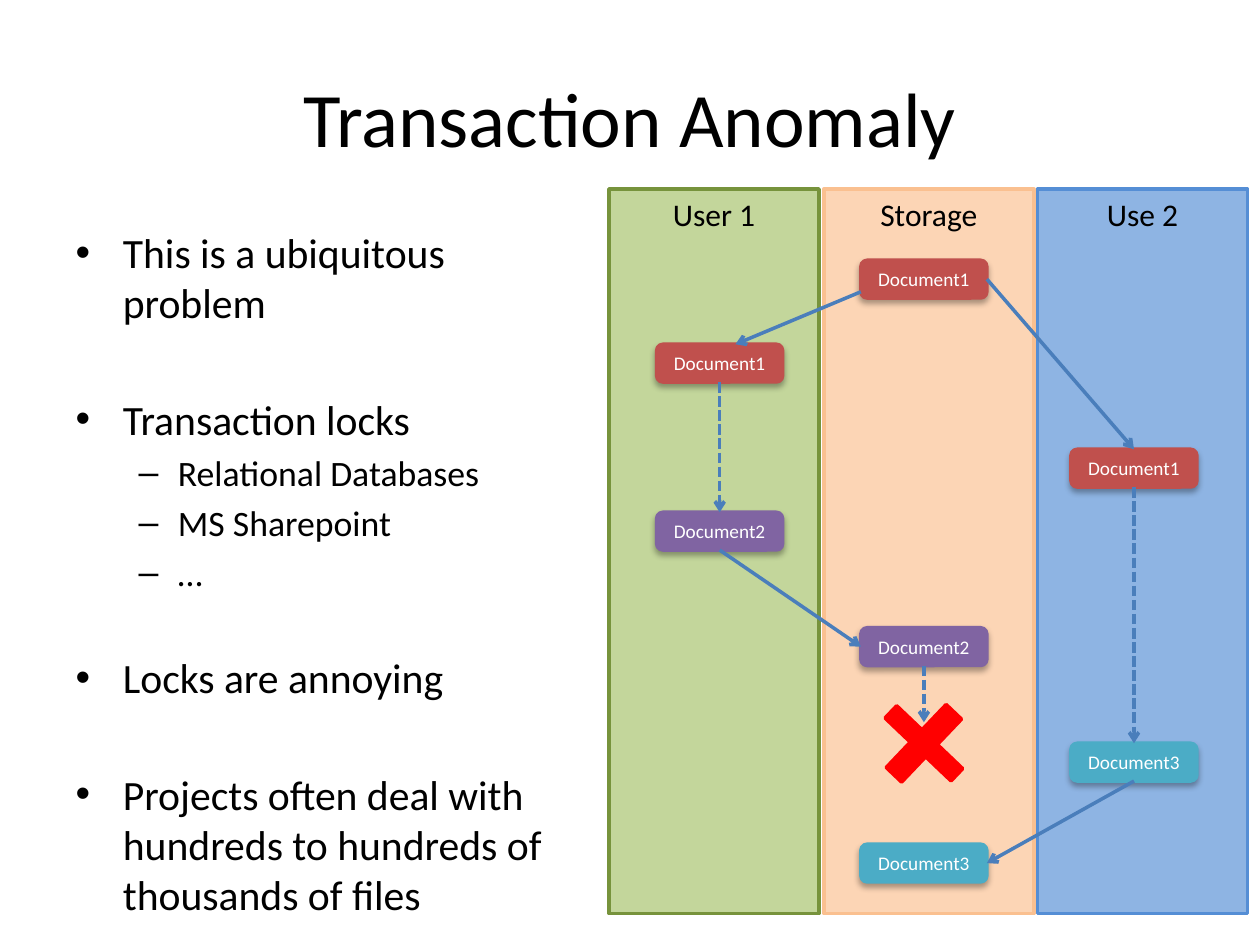
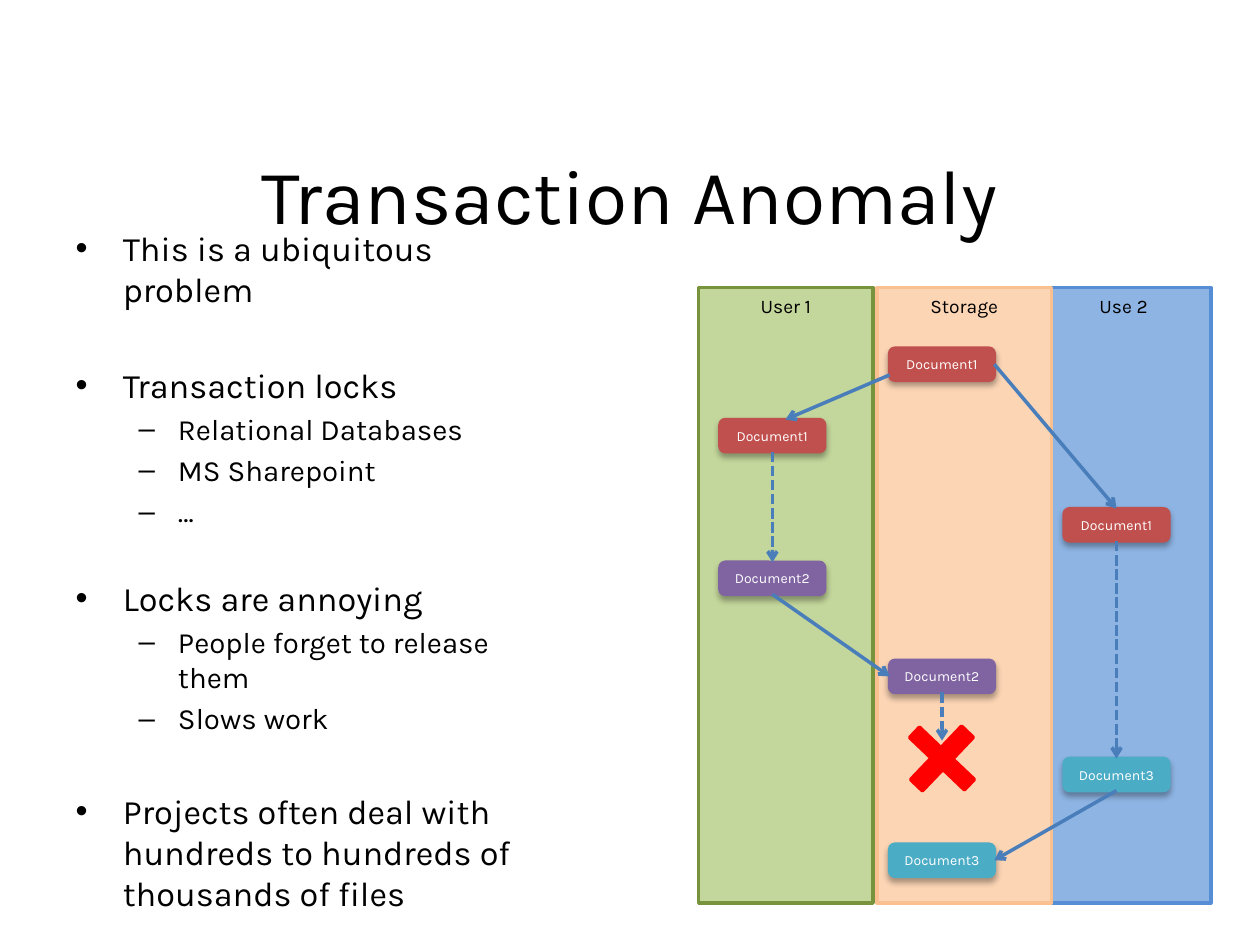
Before and after one commit to psu-libraries/github_workshop, a slide deck: slide 4 of github_workshop_slides.pptx. Drawn at 1260x945 pixels with LibreOffice and Linux fonts; fonts in the diff are those of the drawing; background and template pictures are left out. Boxes give left, top, right and bottom in pixels: in the first picture for what was removed or moved away, otherwise in the second. Text is boxed around its words. In the diff, an @@ line names an element or a change of style, - is before the commit and + after.

```diff
--- a/github_workshop_slides.pptx
+++ b/github_workshop_slides.pptx
@@ title "Transaction Anomaly": place and size @@
-title "Transaction Anomaly" at (303, 93, 955, 160)
+title "Transaction Anomaly" at (262, 171, 996, 242)
@@ title "Transaction Anomaly" at (262, 171, 996, 242): font Calibri to Karla @@
@@ text at (123, 237, 510, 907): size 23.8 to 19.6 pt in "This is a ubiquitous problem", "Transaction locks", "Locks are annoying", "Projects often deal with hundreds to hundreds ..."; font Calibri to Karla in "This is a ubiquitous problem", "Transaction locks", "Relational Databases", "MS Sharepoint" and 3 more places; size 20.4 to 16.8 pt in "Relational Databases", "MS Sharepoint", "…" @@
@@ size 18 to 11 pt, font Calibri to Karla in 3 elements at (1037, 287, 1211, 902), (877, 287, 1051, 902), (699, 287, 873, 902) @@
@@ rectangle "User 1": place and size @@
-rectangle "User 1" at (609, 189, 819, 914)
+rectangle "User 1" at (699, 287, 873, 902)
@@ rectangle "Storage": place and size @@
-rectangle "Storage" at (824, 189, 1034, 914)
+rectangle "Storage" at (877, 287, 1051, 902)
@@ rectangle "Use 2": place and size @@
-rectangle "Use 2" at (1037, 189, 1247, 914)
+rectangle "Use 2" at (1037, 287, 1211, 902)
@@ rounded rectangle "Document1": place and size @@
-rounded rectangle "Document1" at (861, 261, 987, 299)
+rounded rectangle "Document1" at (890, 348, 994, 379)
@@ arrow moved from (861, 292) - (736, 344) to (890, 375) - (785, 420) @@
@@ arrow moved from (987, 280) - (1134, 450) to (994, 364) - (1116, 509) @@
@@ size 11 to 8 pt, font Calibri to Karla in 7 elements at (890, 844, 994, 876), (1065, 759, 1169, 790), (890, 660, 994, 692), (1065, 509, 1169, 541), (719, 562, 824, 593), (890, 348, 994, 379), (719, 420, 824, 451) @@
@@ rounded rectangle "Document1": place and size @@
-rounded rectangle "Document1" at (656, 344, 782, 382)
+rounded rectangle "Document1" at (719, 420, 824, 451)
@@ arrow moved from (719, 382) - (719, 513) to (772, 451) - (772, 562) @@
@@ rounded rectangle "Document1": place and size @@
-rounded rectangle "Document1" at (1071, 450, 1197, 488)
+rounded rectangle "Document1" at (1065, 509, 1169, 541)
@@ rounded rectangle "Document2": place and size @@
-rounded rectangle "Document2" at (656, 513, 782, 551)
+rounded rectangle "Document2" at (719, 562, 824, 593)
@@ arrow moved from (1134, 488) - (1134, 743) to (1116, 541) - (1116, 759) @@
@@ arrow moved from (719, 551) - (861, 646) to (772, 595) - (890, 677) @@
@@ text at (178, 632, 489, 730): paragraphs added @@
+  – People forget to release them
+  – Slows work
@@ rounded rectangle "Document2": place and size @@
-rounded rectangle "Document2" at (861, 627, 987, 665)
+rounded rectangle "Document2" at (890, 660, 994, 692)
@@ plus: place and size @@
-plus at (861, 681, 987, 806)
+plus at (889, 706, 995, 812)
@@ arrow moved from (924, 665) - (924, 722) to (942, 693) - (942, 741) @@
@@ rounded rectangle "Document3": place and size @@
-rounded rectangle "Document3" at (1071, 743, 1197, 781)
+rounded rectangle "Document3" at (1065, 759, 1169, 790)
@@ arrow moved from (1134, 781) - (987, 863) to (1116, 790) - (994, 861) @@
@@ rounded rectangle "Document3": place and size @@
-rounded rectangle "Document3" at (861, 844, 987, 882)
+rounded rectangle "Document3" at (890, 844, 994, 876)
```
Also in this commit, not shown: 12 other slides changed, 1 slide added, 4 slides removed.
